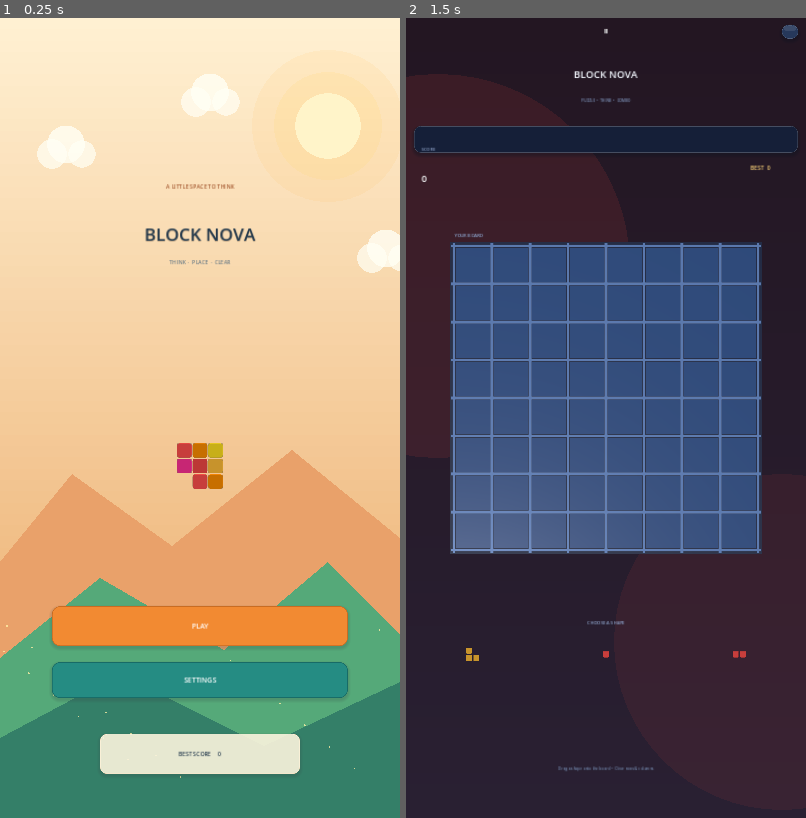
Above: before the commit, frames 1-2 (left to right).
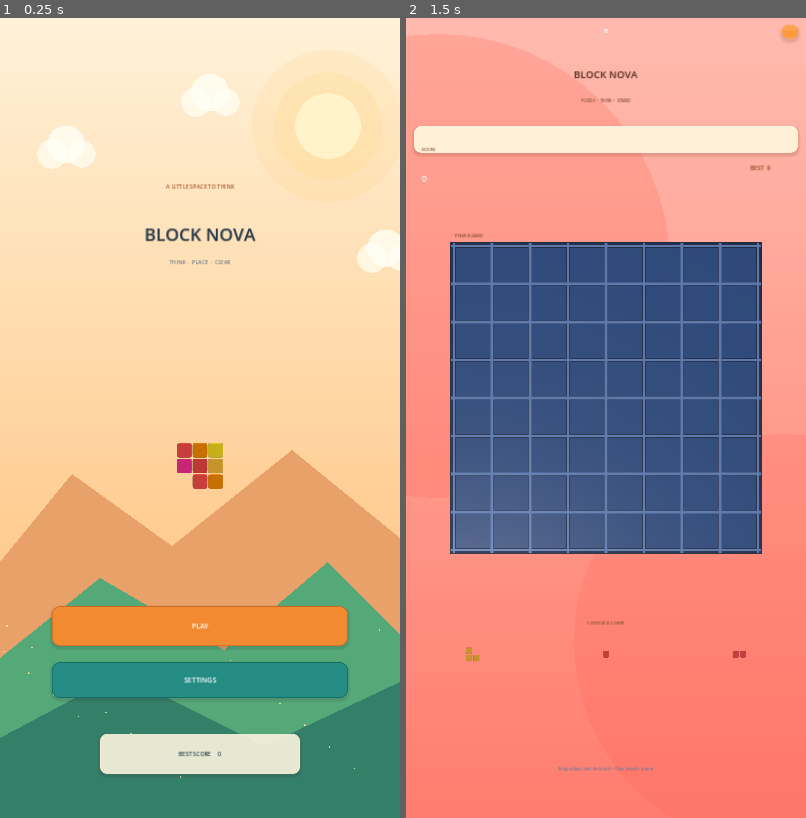
Above: after the commit, the same moments.

Repository: mahdialloui01-art/BlockNova
Game: Godot game, scene res://scenes/main.tscn
Same seed, same stepped clock (60 frames per second), same inputs: the game is played once before the commit and once after it.
Inputs (mouse positions are in pixels of both pictures, inside the frame that each line leads up to):
- Up to frame 1 (0.25 s): no input
- Up to frame 2 (1.5 s): click "PLAY" at 0.5 s; tap Enter at 1.25 s; move the mouse to (694, 378) at 1.27 s; click (694, 378) at 1.42 s

The runs differ from the first frame. In frame 2, 70% of the frame differs, in the area x 0-100%, y 0-100%.

Commit message:
Replace dark gameplay UI with vivid warm dynamic palette

Diff:
--- a/scripts/main.gd
+++ b/scripts/main.gd
@@ -169,29 +169,29 @@
 	var w := size.x
 	var h := size.y
 	_draw_text("SETTINGS",Vector2(0,h*0.20),31,Color.WHITE,HORIZONTAL_ALIGNMENT_CENTER,w)
-	_draw_panel(Rect2(w*0.08,h*0.285,w*0.84,270),Color("#182943"),24)
-	_draw_text("HAPTIC FEEDBACK",Vector2(w*0.14,h*0.355),14,Color("#EAF0FF"))
-	_draw_button(Rect2(w*0.66,h*0.33,w*0.20,42),"ON" if vibration_enabled else "OFF",Color("#287E78") if vibration_enabled else Color("#39445C"))
-	_draw_text("SOUND",Vector2(w*0.14,h*0.445),14,Color("#EAF0FF"))
-	_draw_button(Rect2(w*0.66,h*0.42,w*0.20,42),"ON" if sound_enabled else "OFF",Color("#287E78") if sound_enabled else Color("#39445C"))
-	_draw_text("Your preferences are saved on this device",Vector2(0,h*0.505),11,Color("#91A4BC"),HORIZONTAL_ALIGNMENT_CENTER,w)
-	_draw_text("PERSONAL BEST     "+str(best),Vector2(0,h*0.625),15,Color("#FFD477"),HORIZONTAL_ALIGNMENT_CENTER,w)
-	_draw_button(Rect2(w*0.14,h*0.76,w*0.72,58),"BACK",Color("#6658E8"))
+	_draw_panel(Rect2(w*0.08,h*0.285,w*0.84,270),Color("#FFF0D8"),24)
+	_draw_text("HAPTIC FEEDBACK",Vector2(w*0.14,h*0.355),14,Color("#63351F"))
+	_draw_button(Rect2(w*0.66,h*0.33,w*0.20,42),"ON" if vibration_enabled else "OFF",Color("#F28A32") if vibration_enabled else Color("#F6C46B"))
+	_draw_text("SOUND",Vector2(w*0.14,h*0.445),14,Color("#63351F"))
+	_draw_button(Rect2(w*0.66,h*0.42,w*0.20,42),"ON" if sound_enabled else "OFF",Color("#F28A32") if sound_enabled else Color("#F6C46B"))
+	_draw_text("Your preferences are saved on this device",Vector2(0,h*0.505),11,Color("#A66A45"),HORIZONTAL_ALIGNMENT_CENTER,w)
+	_draw_text("PERSONAL BEST     "+str(best),Vector2(0,h*0.625),15,Color("#A94B20"),HORIZONTAL_ALIGNMENT_CENTER,w)
+	_draw_button(Rect2(w*0.14,h*0.76,w*0.72,58),"BACK",Color("#E96A4B"))
 
 func _draw_game() -> void:
 	var w := size.x
 	var h := size.y
-	_draw_text("BLOCK NOVA",Vector2(0,h*0.075),27,Color("#F5F8FF"),HORIZONTAL_ALIGNMENT_CENTER,w)
-	_draw_text("PUZZLE  •  THINK  •  COMBO",Vector2(0,h*0.105),10,Color("#7E91B8"),HORIZONTAL_ALIGNMENT_CENTER,w)
-	_draw_panel(Rect2(22,h*0.135,w-44,72),Color("#151F38"),18)
-	_draw_text("SCORE",Vector2(42,h*0.166),11,Color("#8EA2CA"))
+	_draw_text("BLOCK NOVA",Vector2(0,h*0.075),27,Color("#63351F"),HORIZONTAL_ALIGNMENT_CENTER,w)
+	_draw_text("PUZZLE  •  THINK  •  COMBO",Vector2(0,h*0.105),10,Color("#9A5A35"),HORIZONTAL_ALIGNMENT_CENTER,w)
+	_draw_panel(Rect2(22,h*0.135,w-44,72),Color("#FFF0D8"),18)
+	_draw_text("SCORE",Vector2(42,h*0.166),11,Color("#9A5A35"))
 	_draw_text(str(score),Vector2(42,h*0.205),25,Color.WHITE)
-	_draw_text("BEST  "+str(max(best,score)),Vector2(w-150,h*0.19),15,Color("#FFD477"))
+	_draw_text("BEST  "+str(max(best,score)),Vector2(w-150,h*0.19),15,Color("#A94B20"))
 	if combo_streak > 0:
-		_draw_text("COMBO x"+str(combo_streak),Vector2(w*0.43,h*0.205),13,Color("#48D7F2"))
-	_draw_button(Rect2(w-65,18,44,38),"Ⅱ",Color("#26385B"))
-	_draw_text("YOUR BOARD",Vector2(board_origin.x,board_origin.y-24),12,Color("#8EA2CA"))
-	_draw_text("CHOOSE A SHAPE",Vector2(0,tray_y-26),12,Color("#8EA2CA"),HORIZONTAL_ALIGNMENT_CENTER,w)
+		_draw_text("COMBO x"+str(combo_streak),Vector2(w*0.43,h*0.205),13,Color("#D94F45"))
+	_draw_button(Rect2(w-65,18,44,38),"Ⅱ",Color("#FF9A3D"))
+	_draw_text("YOUR BOARD",Vector2(board_origin.x,board_origin.y-24),12,Color("#9A5A35"))
+	_draw_text("CHOOSE A SHAPE",Vector2(0,tray_y-26),12,Color("#9A5A35"),HORIZONTAL_ALIGNMENT_CENTER,w)
 	_draw_text("Drag a shape onto the board  •  Clear rows & columns",Vector2(0,h*0.94),10,Color("#7183A8"),HORIZONTAL_ALIGNMENT_CENTER,w)
 	if game_over:
 		_draw_modal("NO MORE MOVES","Final score: "+str(score),"PLAY AGAIN","HOME")
@@ -199,11 +199,11 @@
 func _draw_modal(heading: String, subtitle: String, primary: String, secondary: String) -> void:
 	var w := size.x
 	var h := size.y
-	draw_rect(Rect2(Vector2.ZERO,size),Color(0.02,0.04,0.09,0.72))
-	_draw_panel(Rect2(28,h*0.36,w-56,250),Color("#202D4B"),22)
+	draw_rect(Rect2(Vector2.ZERO,size),Color(0.96,0.55,0.24,0.18))
+	_draw_panel(Rect2(28,h*0.36,w-56,250),Color("#FFF0D8"),22)
 	_draw_text(heading,Vector2(0,h*0.43),24,Color.WHITE,HORIZONTAL_ALIGNMENT_CENTER,w)
-	_draw_text(subtitle,Vector2(0,h*0.48),13,Color("#B8C8E8"),HORIZONTAL_ALIGNMENT_CENTER,w)
-	_draw_button(Rect2(w*0.20,h*0.53,w*0.60,48),primary,Color("#6658E8"))
+	_draw_text(subtitle,Vector2(0,h*0.48),13,Color("#9A5A35"),HORIZONTAL_ALIGNMENT_CENTER,w)
+	_draw_button(Rect2(w*0.20,h*0.53,w*0.60,48),primary,Color("#E96A4B"))
 	_draw_button(Rect2(w*0.20,h*0.59,w*0.60,42),secondary,Color("#35435F"))
 
 func _dominant_board_color() -> Color:
@@ -232,10 +232,12 @@
 func _draw_background() -> void:
 	var menu_screen := screen == Screen.HOME or screen == Screen.SETTINGS
 	var dominant := _dominant_board_color()
-	var play_top := Color("#101B35").lerp(dominant.darkened(0.78), 0.48)
-	var play_bottom := Color("#172747").lerp(dominant.darkened(0.72), 0.38)
-	var top_color := Color("#FFF0D2") if menu_screen else play_top
-	var bottom_color := Color("#E9A45F") if menu_screen else play_bottom
+	# Full-bleed warm color theme: the dominant tile hue drives the whole play screen.
+	var warm_base := dominant.lightened(0.20)
+	var play_top := Color("#FFF0D2").lerp(warm_base.lightened(0.38), 0.72)
+	var play_bottom := Color("#FFE1B5").lerp(warm_base, 0.88)
+	var top_color := Color("#FFF1D7") if menu_screen else play_top
+	var bottom_color := Color("#FFB86B") if menu_screen else play_bottom
 	# Layered vertical gradient: clean at phone scale and sharp on high-density displays.
 	var bands := 72
 	for i in range(bands):
@@ -263,14 +265,14 @@
 			draw_circle(Vector2(fx, fy), 2.2, Color(1.0, 0.94, 0.65, 0.78))
 	else:
 		# Restrained ambient light pools keep the play board readable.
-		draw_circle(Vector2(size.x * 0.08, size.y * 0.31), size.x * 0.48, Color(dominant.r, dominant.g, dominant.b, 0.105))
-		draw_circle(Vector2(size.x * 0.94, size.y * 0.78), size.x * 0.42, Color(dominant.r, dominant.g, dominant.b, 0.075))
+		draw_circle(Vector2(size.x * 0.08, size.y * 0.31), size.x * 0.58, Color(dominant.r, dominant.g, dominant.b, 0.18))
+		draw_circle(Vector2(size.x * 0.94, size.y * 0.78), size.x * 0.52, Color(dominant.r, dominant.g, dominant.b, 0.14))
 
 func _draw_panel(rect: Rect2,color: Color,radius: float) -> void:
 	var shadow := StyleBoxFlat.new()
-	shadow.bg_color = Color(0.035, 0.07, 0.13, 0.30)
+	shadow.bg_color = Color(0.45, 0.22, 0.10, 0.14)
 	shadow.set_corner_radius_all(int(radius))
-	shadow.shadow_color = Color(0.04, 0.07, 0.12, 0.34)
+	shadow.shadow_color = Color(0.45, 0.22, 0.10, 0.18)
 	shadow.shadow_size = 9
 	shadow.shadow_offset = Vector2(0, 6)
 	draw_style_box(shadow, rect)
